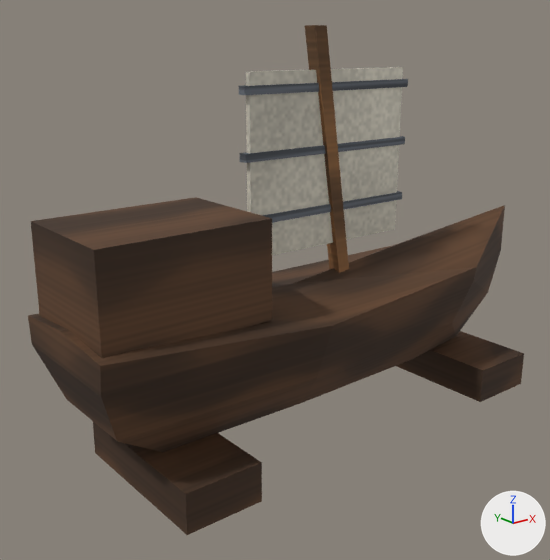
The FBX model Assets/Project3D/Models/prop/junk_model.fbx: old version first, new version second.
Camera for both pictures: a camera (50 mm lens) standing at (-0.791, -0.847, 0.599) and looking at (-0.082, 0.039, 0.244). Lighting does not change. The marker at lower right points along +X, +Y and +Z. The first picture is the older version.

The first picture shows 'junk_model'.
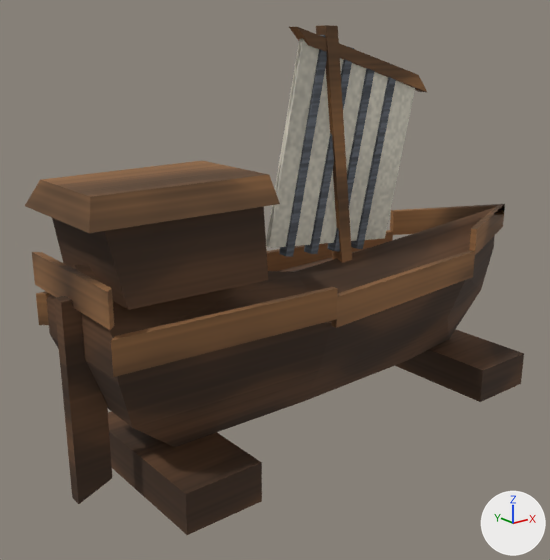
Boxes (x1, y1, x2, y2) around the edits, measured in the pictures (550 x 560 px; the box of a moved part takes in the faces that stretch with it):
'junk_model', reshaped
    before: (28, 25, 524, 535)
    after: (25, 25, 524, 535)
part 1 of me_cradle__1_001, moved or reshaped
    before: (305, 25, 349, 273)
    after: (316, 25, 352, 263)
part 2 of me_cradle__1_001, rebuilt
    before: (28, 205, 505, 452)
    after: (46, 208, 495, 447)
part 3 of me_cradle__1_001, rebuilt (11% taller)
    before: (246, 67, 403, 255)
    after: (266, 39, 415, 248)
part 4 of me_cradle__1_001, rebuilt
    before: (31, 197, 272, 358)
    after: (52, 207, 268, 310)
part 5 of me_cradle__1_001, deleted
    before: (239, 79, 408, 95)
part 6 of me_cradle__1_001, deleted
    before: (262, 191, 402, 223)
part 7 of me_cradle__1_001, deleted
    before: (240, 136, 405, 163)
part 8 of me_cradle__1_001, added (brown)
    after: (25, 27, 505, 504)

Patch to the scene script:
```diff
--- a/Assets/Project3D/Models/prop/junk_model.fbx.py
+++ b/Assets/Project3D/Models/prop/junk_model.fbx.py
@@ me_cradle__1_001 @@
 # used by ob_junk_model
-me_cradle__1_001.from_pydata(...)  # 98 vertices, 160 faces; spans x -0.45..0.45, y -0.13..0.13, z 0.0..0.62
+me_cradle__1_001.from_pydata(...)  # 182 vertices, 304 faces; spans x -0.45..0.45, y -0.13..0.13, z 0.0..0.62
+# me_cradle__1_001 part 1: the loose piece of 8 vertices spanning x -0.051..0.031, y -0.011..0.011, z 0.24..0.62 is turned 2 degrees about the y axis through its middle and scaled by 0.982, then moved by (0.014, 0.0, 0.003)
+# me_cradle__1_001 part 2: the loose piece of 34 vertices spanning x -0.45..0.45, y -0.127..0.127, z 0.06..0.3 is rebuilt with 46 vertices and now spans x -0.426..0.426, y -0.128..0.128, z 0.06..0.34
+# me_cradle__1_001 part 3: the loose piece of 8 vertices spanning x -0.16..0.14, y -0.004..0.004, z 0.3..0.56 is rebuilt with 8 vertices and now spans x -0.128..0.172, y -0.004..0.004, z 0.288..0.604
+# me_cradle__1_001 part 4: the loose piece of 8 vertices spanning x -0.44..-0.19, y -0.09..0.09, z 0.24..0.38 is rebuilt with 8 vertices and now spans x -0.42..-0.2, y -0.095..0.095, z 0.3..0.4
+# me_cradle__1_001 part 5: the loose piece of 8 vertices spanning x -0.17..0.15, y -0.007..0.007, z 0.53..0.542 is deleted
+# me_cradle__1_001 part 6: the loose piece of 8 vertices spanning x -0.17..0.15, y -0.007..0.007, z 0.35..0.362 is deleted
+# me_cradle__1_001 part 7: the loose piece of 8 vertices spanning x -0.17..0.15, y -0.007..0.007, z 0.44..0.452 is deleted
+# me_cradle__1_001 part 8
+# 60 vertices are added at x -0.45..0.45, y -0.128..0.128, z 0.02..0.618
+# 16 new vertices lie (0.0, 0.016, 0.0) away from vertices in x -0.099..0.125, y -0.008, z 0.28..0.607
+# 14 new vertices lie (0.0, 0.0, 0.045) away from vertices in x -0.436..-0.106, y -0.128..0.128, z 0.233..0.29
+# 6 new vertices lie (0.0, 0.0, 0.046) away from vertices in x 0.234..0.45, y -0.096..0.096, z 0.257
+# 96 new faces join them, mat_wood_mid (picture img_wood_mid_png)
+# 12 new faces join them, mat_wood_dark (picture img_wood_dark_png)
+# 48 new faces join them, mat_metal_iron (picture img_metal_iron_png)
 me_cradle__1_001.materials.append(mat_wood_dark)
```
